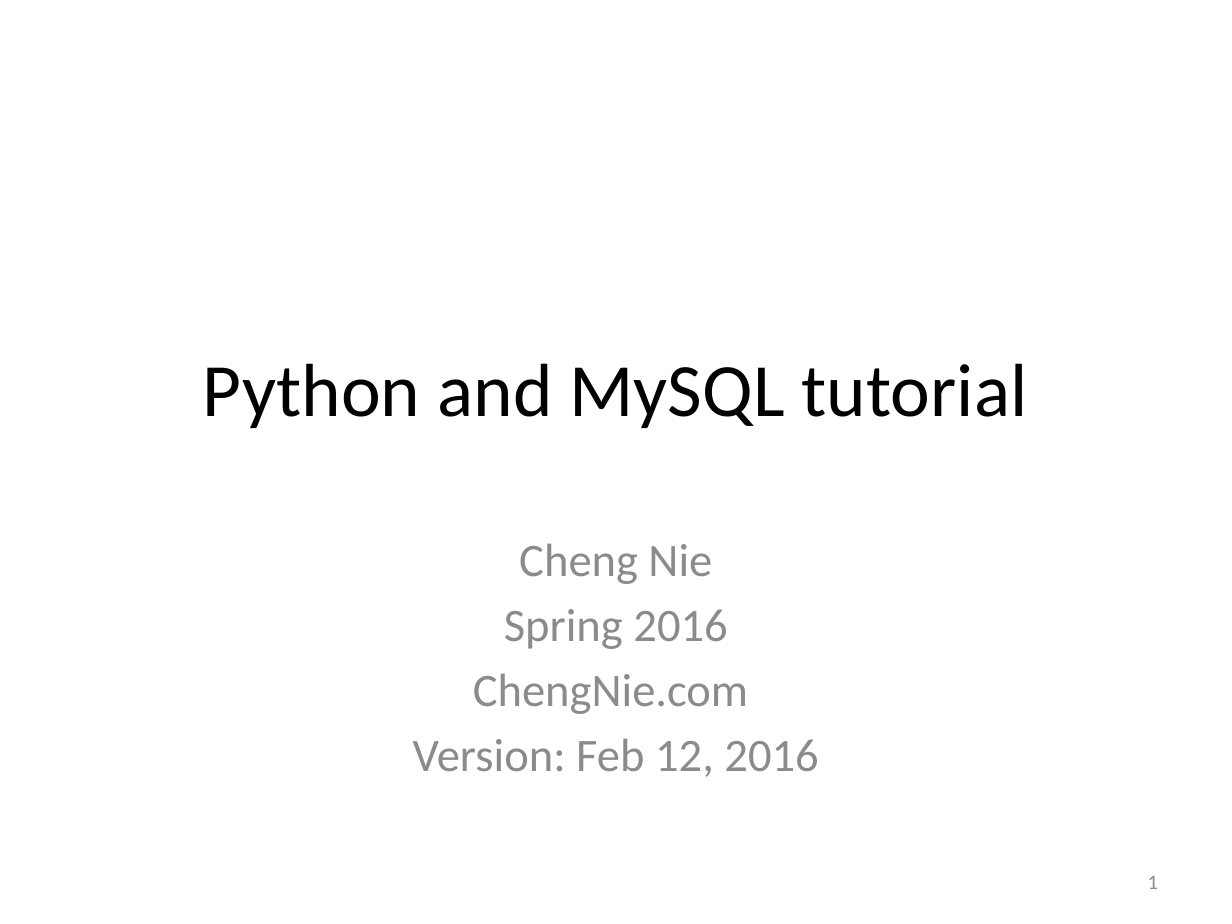
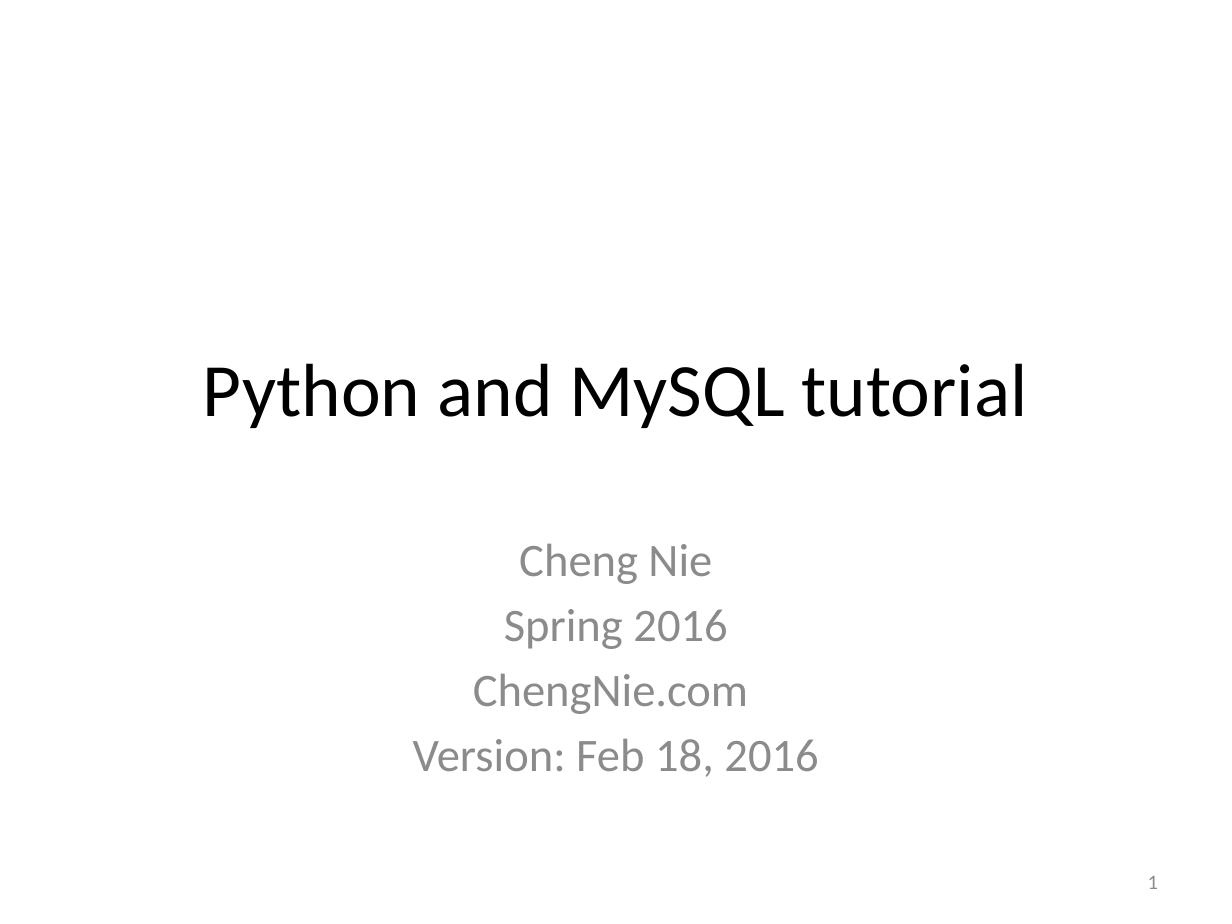
Before and after one commit to cniedotus/Python_scrape, a slide deck: slide 1 of Python Tutorial.pptx. Drawn at 1232x924 pixels with LibreOffice and Linux fonts; fonts in the diff are those of the drawing. Boxes give left, top, right and bottom in pixels: in the first picture for what was removed or moved away, otherwise in the second. Text is boxed around its words. In the diff, an @@ line names an element or a change of style, - is before the commit and + after.

```diff
--- a/Python Tutorial.pptx
+++ b/Python Tutorial.pptx
@@ subtitle at bbox=[413, 738, 818, 777]: text changed @@
-Version: Feb 12, 2016
+Version: Feb 18, 2016
```
Also in this commit, not shown: 2 other slides changed, 3 slides added, 1 slide removed, 6 other files.
